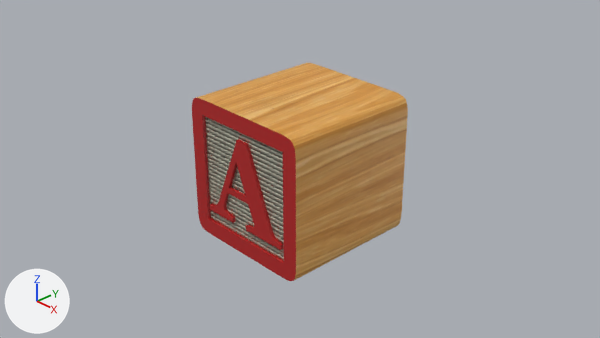
A saved change to the Blender file src/resources/meshes/block_A/block.blend.
The view is the same before and after, from the file's camera 'Camera'. Arrows for +X, +Y and +Z are at lower left; the lights stay in place.
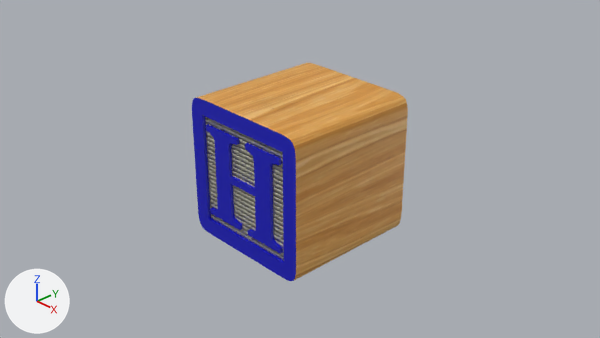
Where the change shows, as pixel boxes [x1, y1, x2, y2] in the pictures (600 x 338 px):
'H', added (blue)
    after: [206, 124, 283, 253]
'Text', deleted (red)
    before: [209, 139, 283, 250]
part 1 of me_plane, recoloured (red to blue)
    both: [192, 98, 296, 281]

The change, as a diff of the scene's bpy script:
```diff
--- a/src/resources/meshes/block_A/block.blend.py
+++ b/src/resources/meshes/block_A/block.blend.py
@@ mat_blue @@
+mat_blue = principled_material('Blue')
+mat_blue.base_color = (0.00445, 0.00474, 0.528)  # blue #0e0fc0
@@ me_plane @@
 me_plane.from_pydata(...)  # 40 vertices, 33 faces; spans x -1.0..1.0, y -1.0..1.0, z 0.0..0.04
 # used by ob_plane; location = (0.0, -1.0, 0.0); rotation_euler = (1.571, 0.0, 3.142), in degrees (90, 0, 180)
+# me_plane part 1: all 24 faces that had it switch from mat_red (red #b82020) to mat_blue (blue #0e0fc0)
 me_plane.materials.append(mat_material)
@@ me_text_003 @@
+me_text_003.from_pydata(...)  # 808 vertices, 1208 faces; spans x -0.711..0.706, y -0.657..0.651, z 0.951..1.0
+me_text_003.materials.append(mat_blue)  # blue #0e0fc0
@@ ob_text @@
-ob_text = bpy.data.objects.new('Text', me_text_002)
-ob_text.location = (-0.682, -1.0, -0.604)
-ob_text.rotation_euler = (1.571, 0.0, 0.0)  # degrees (90, 0, 0)
-ob_text.scale = (2.3, 2.3, 1.69)
@@ ob_h @@
+ob_h = bpy.data.objects.new('H', me_text_003)
+ob_h.location = (0.0, 0.0, 0.0)
+ob_h.rotation_euler = (1.571, 0.0, 0.0)  # degrees (90, 0, 0)
+_m = ob_h.modifiers.new('Array', 'ARRAY')
+_m.constant_offset_displace = (0.0, 0.0, 0.0)
+_m.use_relative_offset = False
+_m.use_object_offset = True
+_m.offset_object = ob_centerrotation
@@ ob_centerrotation @@
+ob_centerrotation = bpy.data.objects.new('CenterRotation', None)
+ob_centerrotation.location = (0.0, 0.0, 0.0)
+ob_centerrotation.rotation_euler = (1.571, 0.0, 3.142)  # degrees (90, 0, 180)
```
